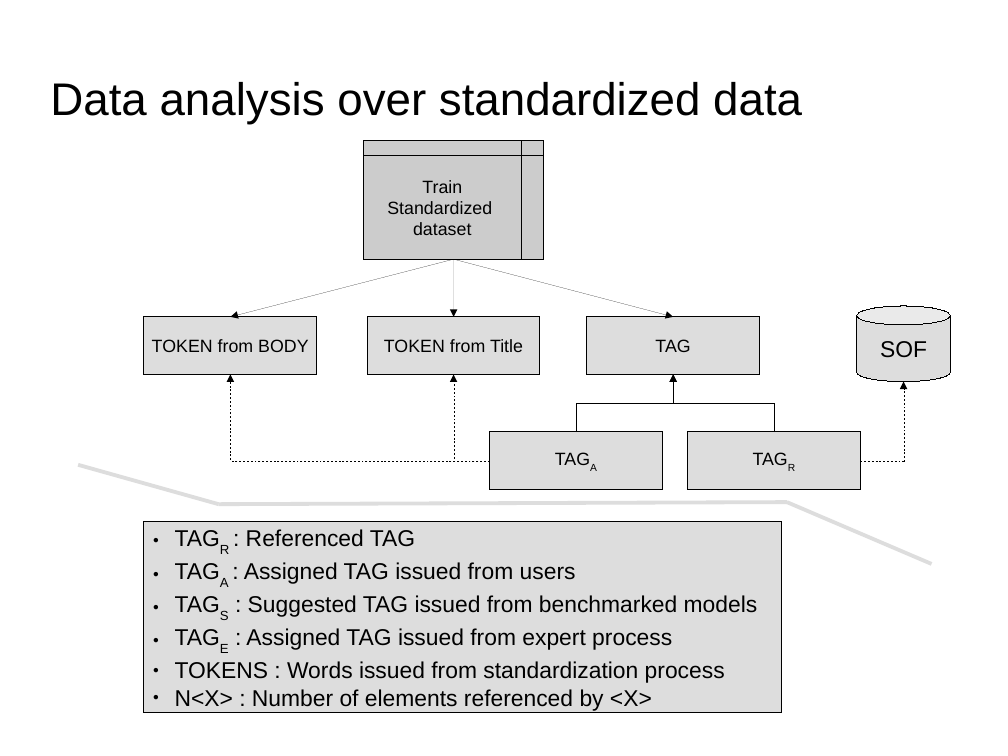
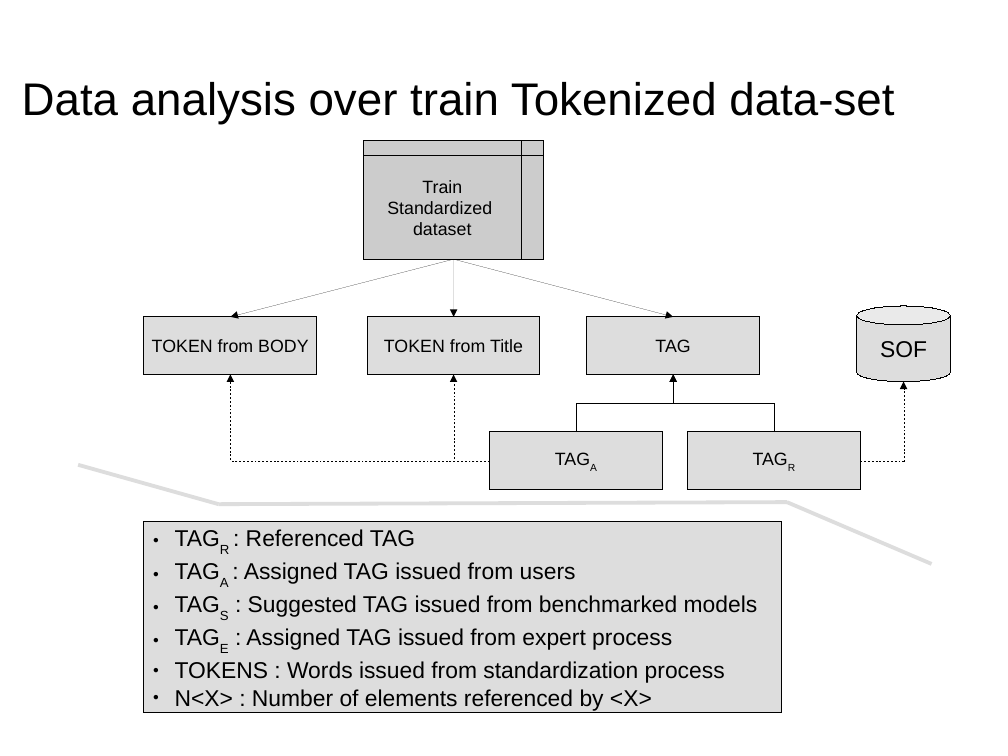
Before and after one commit to dataforcast/OC_Datascientist, a slide deck: slide 6 of P6/report/Openclassrooms_ParcoursDatascientist_P6-V1.odp. Drawn at 1008x756 pixels with LibreOffice and Linux fonts; fonts in the diff are those of the drawing; background and template pictures are left out. Boxes give left, top, right and bottom in pixels: in the first picture for what was removed or moved away, otherwise in the second. Text is boxed around its words. In the diff, an @@ line names an element or a change of style, - is before the commit and + after.

```diff
--- a/P6/report/Openclassrooms_ParcoursDatascientist_P6-V1.odp
+++ b/P6/report/Openclassrooms_ParcoursDatascientist_P6-V1.odp
@@ title at (22, 82, 894, 124): text changed @@
-Data analysis over standardized data
+Data analysis over train Tokenized data-set
```
Also in this commit, not shown: 23 other slides changed, 6 slides added, 12 other files.
